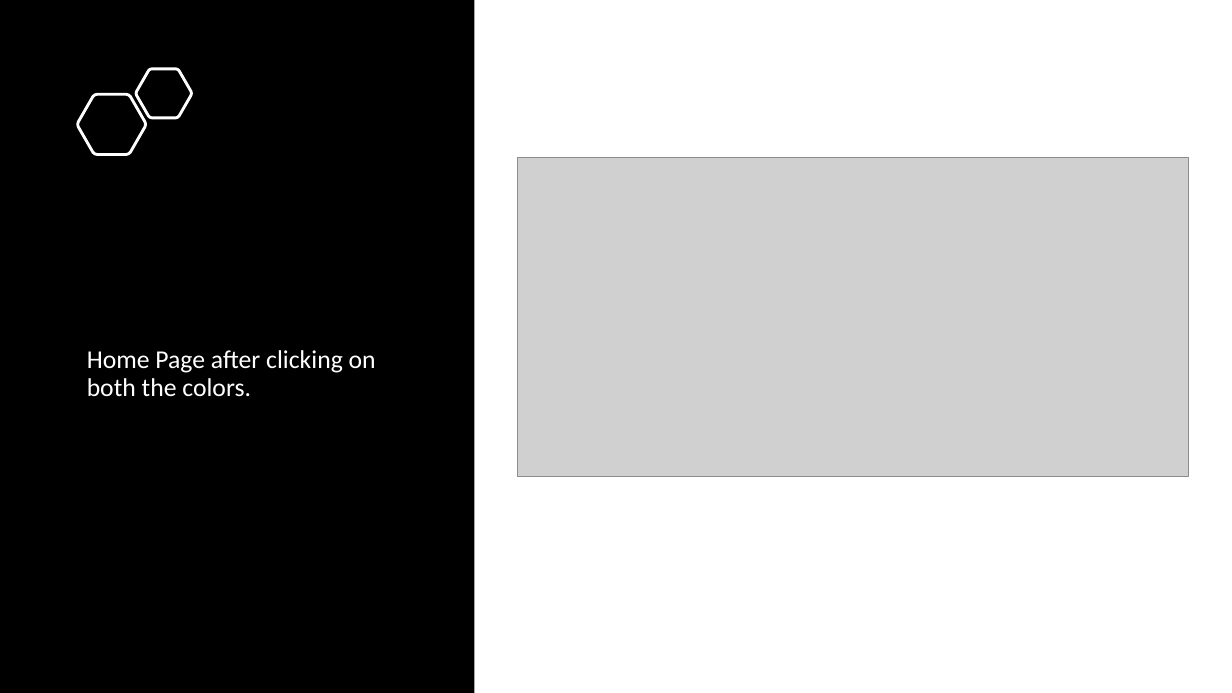
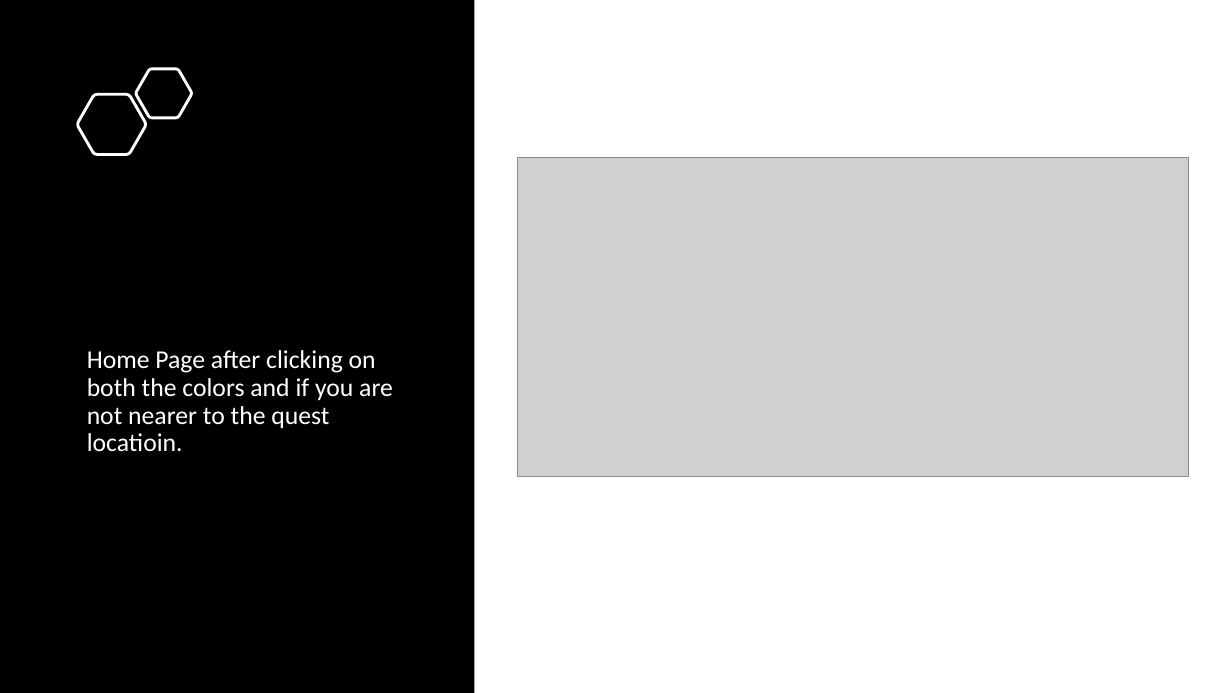
Before and after one commit to Chandupolisetty/Locandyy, a slide deck: slide 4 of Group10.pptx. Drawn at 1232x693 pixels with LibreOffice and Linux fonts; fonts in the diff are those of the drawing; grey boxes stand for pictures. Boxes give left, top, right and bottom in pixels: in the first picture for what was removed or moved away, otherwise in the second. Text is boxed around its words. In the diff, an @@ line names an element or a change of style, - is before the commit and + after.

Commit message:
updated ppt with screenshot after we find quest

```diff
--- a/Group10.pptx
+++ b/Group10.pptx
@@ text at (87, 350, 393, 451): text changed @@
-Home Page after clicking on both the colors.
+Home Page after clicking on both the colors and if you are not nearer to the quest locatioin.
```
Also in this commit, not shown: 1 slide added.
